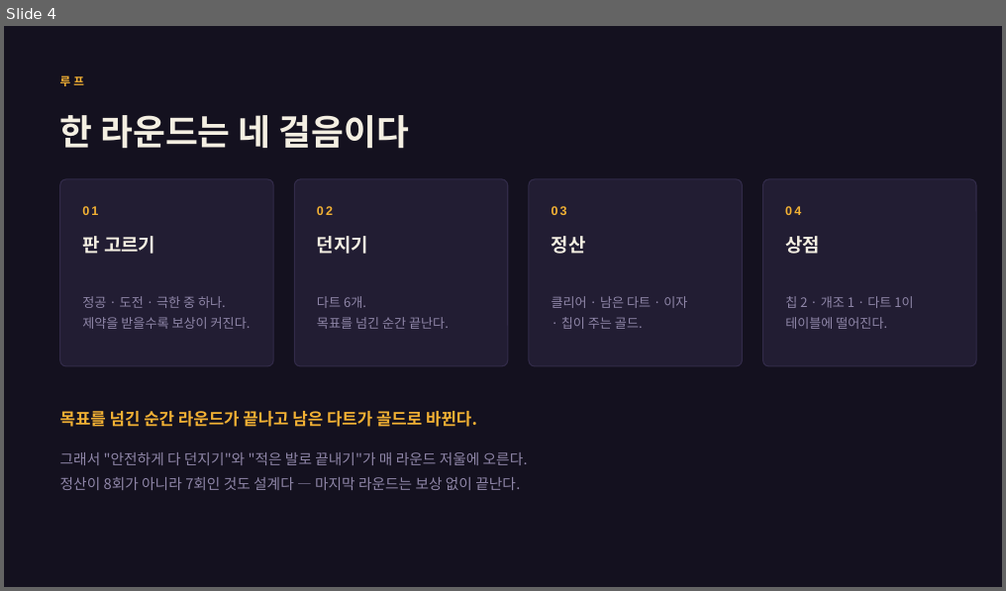
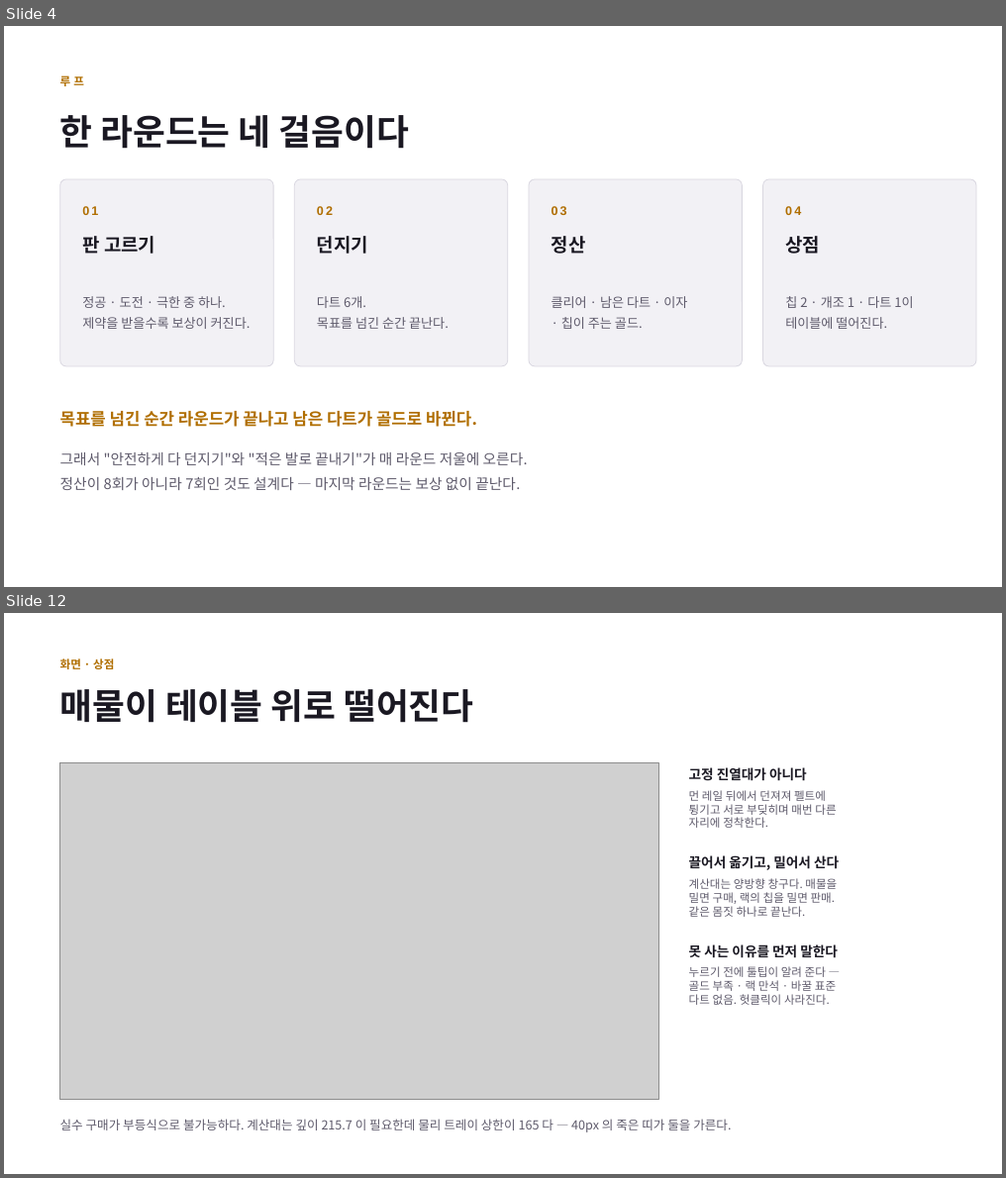
Before and after one commit to GGbong69/test-03, a slide deck: docs/기획서.pptx. Shown one above the other, each under a label of ours: slide 4 before the commit, slides 4 and 12 after it; the slides between them are not shown. The pictures are 1006x591 and 1006x1178 pixels, drawn with LibreOffice and Linux fonts; fonts in the diff are those of the drawing; grey boxes stand for pictures. Boxes give left, top, right and bottom in pixels: in the first picture for what was removed or moved away, otherwise in the second. Text is boxed around its words. In the diff, an @@ line names an element or a change of style, - is before the commit and + after.

```diff
--- a/docs/기획서.pptx
+++ b/docs/기획서.pptx
@@ slide 12 added at (x1=4, y1=613, x2=1002, y2=1174), background #FFFFFF @@
@@ text added at (x1=60, y1=659, x2=114, y2=669), 11 pt, text #B06E00, bold @@
+화면 · 상점
@@ text added at (x1=60, y1=689, x2=473, y2=723), 34 pt, text #1A1822, bold @@
+매물이 테이블 위로 떨어진다
@@ picture added at (x1=60, y1=762, x2=659, y2=1100) @@
@@ text added at (x1=689, y1=767, x2=807, y2=781), 13 pt, text #1A1822, bold @@
+고정 진열대가 아니다
@@ text added at (x1=689, y1=790, x2=836, y2=828), 11 pt, text #5E5A6B @@
+먼 레일 뒤에서 던져져 펠트에
+튕기고 서로 부딪히며 매번 다른
+자리에 정착한다.
@@ text added at (x1=689, y1=856, x2=839, y2=870), 13 pt, text #1A1822, bold @@
+끌어서 옮기고, 밀어서 산다
@@ text added at (x1=689, y1=878, x2=837, y2=917), 11 pt, text #5E5A6B @@
+계산대는 양방향 창구다. 매물을
+밀면 구매, 랙의 칩을 밀면 판매.
+같은 몸짓 하나로 끝난다.
@@ text added at (x1=689, y1=945, x2=838, y2=959), 13 pt, text #1A1822, bold @@
+못 사는 이유를 먼저 말한다
@@ text added at (x1=689, y1=966, x2=836, y2=1005), 11 pt, text #5E5A6B @@
+누르기 전에 툴팁이 알려 준다 —
+골드 부족 · 랙 만석 · 바꿀 표준
+다트 없음. 헛클릭이 사라진다.
@@ text added at (x1=60, y1=1119, x2=731, y2=1133), 12 pt, text #5E5A6B @@
+실수 구매가 부등식으로 불가능하다. 계산대는 깊이 215.7 이 필요한데 물리 트레이 상한이 165 다 — 40px 의 죽은 띠가 둘을 가른다.
@@ slide 4 changed as well @@
@@ background #14111F to #FFFFFF @@
@@ fill #221D33 to #F2F1F5; outline #322B49 1 pt to #D9D7E0 0.75 pt in 4 elements at (x1=60, y1=179, x2=273, y2=367), (x1=294, y1=179, x2=508, y2=367), (x1=529, y1=179, x2=743, y2=367), (x1=763, y1=179, x2=976, y2=367) @@
@@ text colour #F4EFE2 to #1A1822 in 5 elements at (x1=60, y1=115, x2=409, y2=149), (x1=82, y1=236, x2=155, y2=254), (x1=317, y1=236, x2=368, y2=254), (x1=551, y1=236, x2=586, y2=254), (x1=785, y1=236, x2=820, y2=254) @@
@@ text colour #F2B134 to #B06E00 in 6 elements at (x1=60, y1=76, x2=84, y2=86), (x1=82, y1=206, x2=98, y2=215), (x1=317, y1=206, x2=333, y2=215), (x1=551, y1=206, x2=567, y2=215), (x1=785, y1=206, x2=801, y2=215), (x1=60, y1=411, x2=477, y2=427) @@
@@ text colour #8F86A8 to #5E5A6B in 5 elements at (x1=82, y1=296, x2=251, y2=329), (x1=317, y1=296, x2=449, y2=329), (x1=551, y1=296, x2=687, y2=329), (x1=785, y1=296, x2=913, y2=329), (x1=60, y1=453, x2=528, y2=490) @@
```
Also in this commit, not shown: 10 other slides changed, 2 other slides added, 5 other files.
